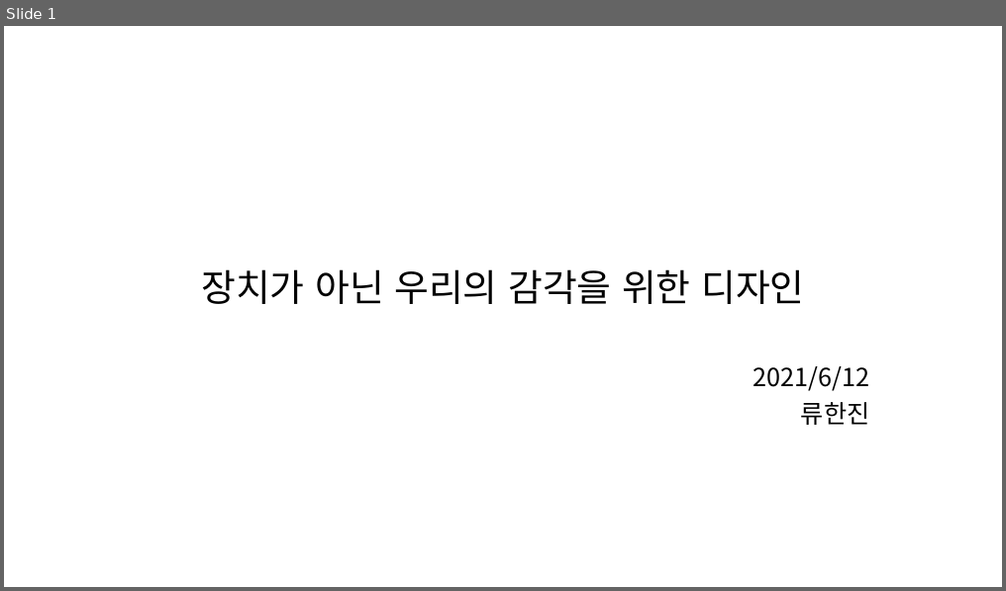
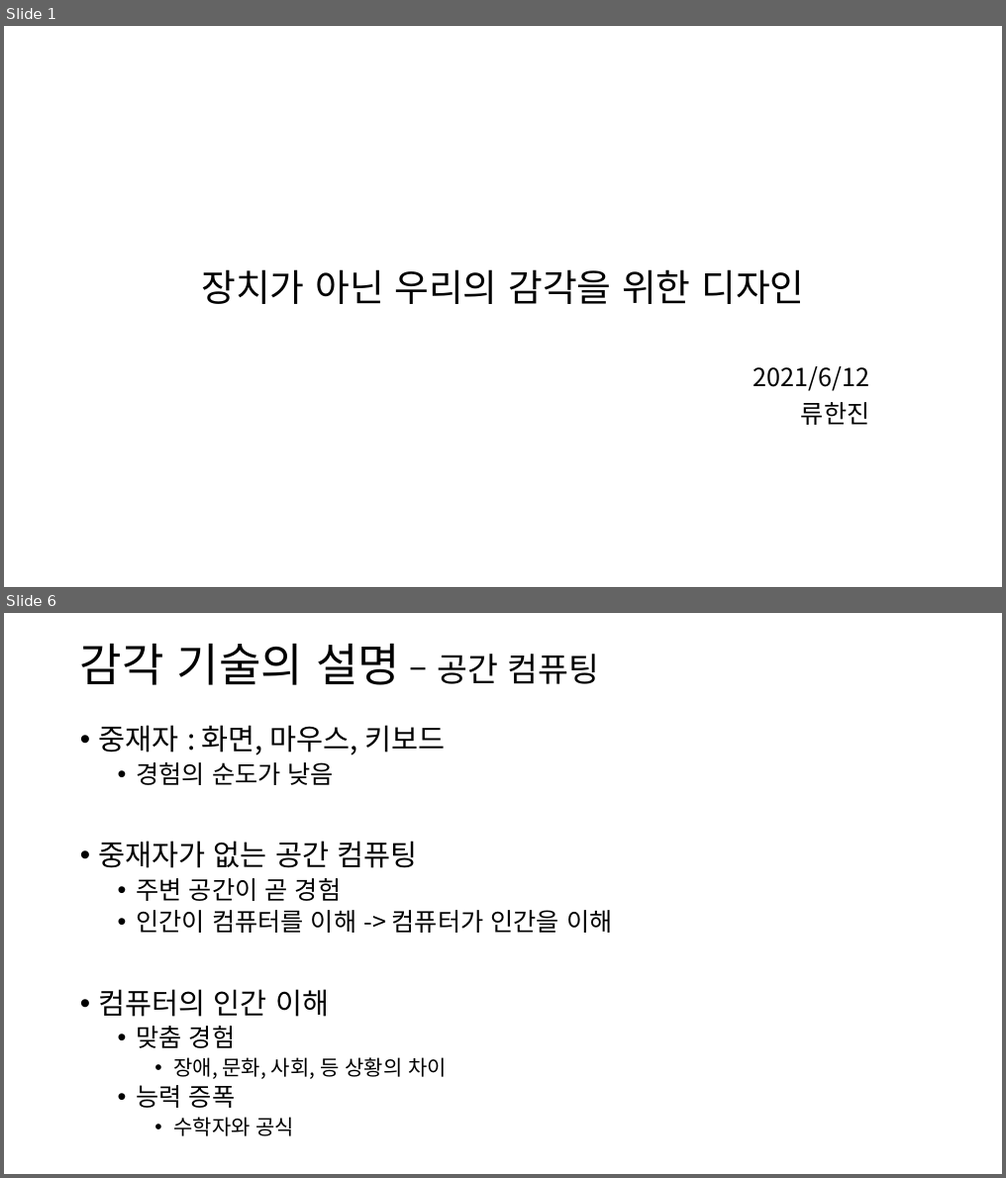
Before and after one commit to Niiok/inha_2021, a slide deck: Saturday/June12.pptm. Shown one above the other, each under a label of ours: slide 1 before the commit, slides 1 and 6 after it; the slides between them are not shown. The pictures are 1006x591 and 1006x1178 pixels, drawn with LibreOffice and Linux fonts; fonts in the diff are those of the drawing. Boxes give left, top, right and bottom in pixels: in the first picture for what was removed or moved away, otherwise in the second. Text is boxed around its words. In the diff, an @@ line names an element or a change of style, - is before the commit and + after.

```diff
--- a/Saturday/June12.pptm
+++ b/Saturday/June12.pptm
@@ slide 6 added at box(4, 613, 1002, 1174), background #FFFFFF @@
@@ title added at box(80, 643, 600, 685), 44 pt, text #000000 @@
+감각 기술의 설명 – 공간 컴퓨팅
@@ text added at box(99, 725, 612, 1137), 24 pt, text #000000 @@
+• 중재자 : 화면, 마우스, 키보드
+  • 경험의 순도가 낮음
+• 중재자가 없는 공간 컴퓨팅
+  • 주변 공간이 곧 경험
+  • 인간이 컴퓨터를 이해 -> 컴퓨터가 인간을 이해
+• 컴퓨터의 인간 이해
+  • 맞춤 경험
+    • 장애, 문화, 사회, 등 상황의 차이
+  • 능력 증폭
+    • 수학자와 공식
```
Also in this commit, not shown: 3 slides changed, 19 other slides added, 1 slide removed, 1 other file.
